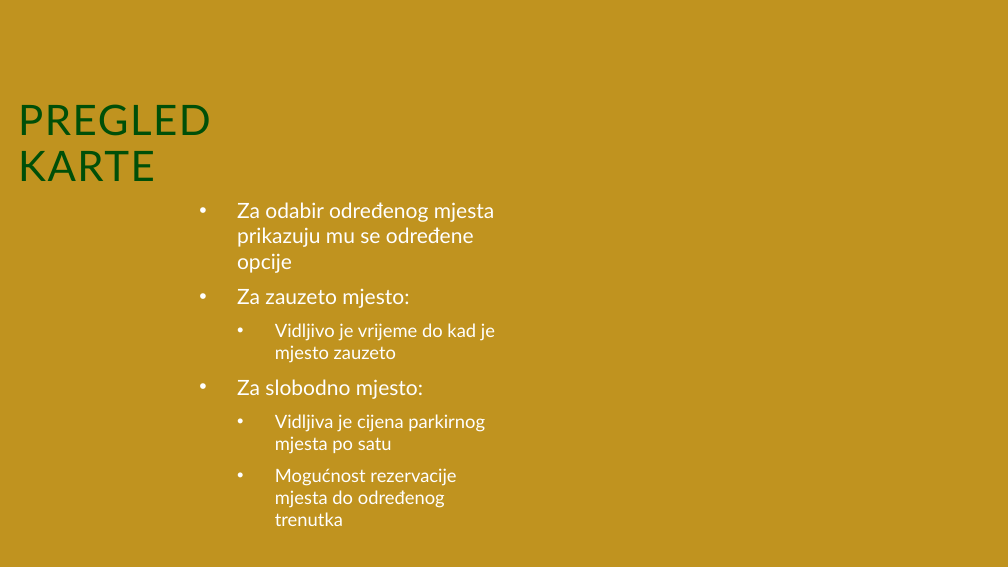
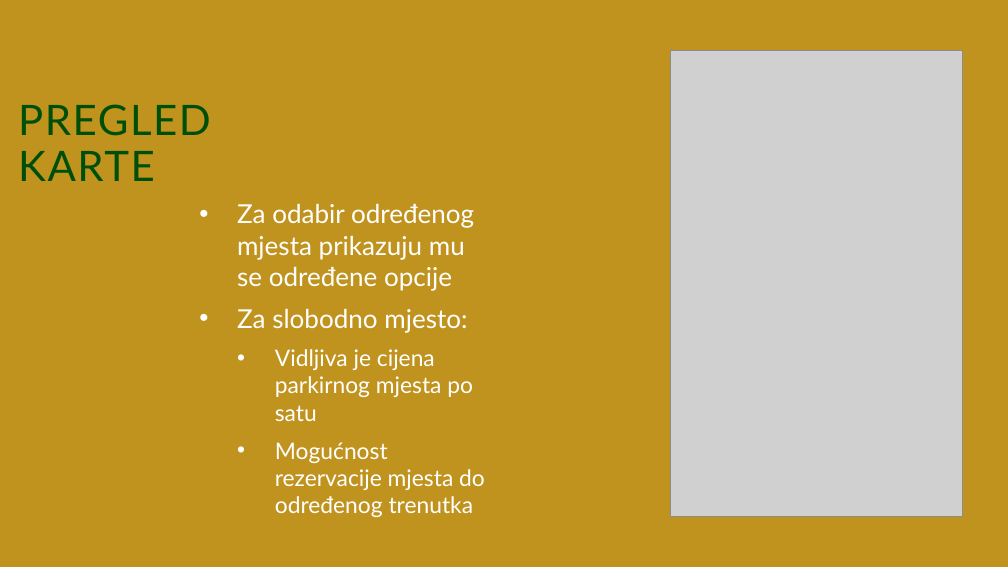
Before and after one commit to Njamic-27/kaktusi, a slide deck: slide 10 of PARKTUS.pptx. Drawn at 1008x567 pixels with LibreOffice and Linux fonts; fonts in the diff are those of the drawing; grey boxes stand for pictures; background and template pictures are left out. Boxes give left, top, right and bottom in pixels: in the first picture for what was removed or moved away, otherwise in the second. Text is boxed around its words. In the diff, an @@ line names an element or a change of style, - is before the commit and + after.

```diff
--- a/PARKTUS.pptx
+++ b/PARKTUS.pptx
@@ picture added at (670, 50, 963, 516) @@
@@ text "Za odabir određenog mjesta prikazuju ..." at (237, 203, 485, 517): size 20 to 24.8 pt in "Za odabir određenog mjesta prikazuju mu se ...", "Za slobodno mjesto:"; size 17.5 to 21.7 pt in "Vidljiva je cijena parkirnog mjesta po satu", "Mogućnost rezervacije mjesta do određenog trenutka" @@
@@ text at (237, 289, 495, 363): paragraphs removed @@
-• Za zauzeto mjesto:
-  • Vidljivo je vrijeme do kad je mjesto zauzeto
```
Also in this commit, not shown: 6 other slides changed, 1 slide removed.
